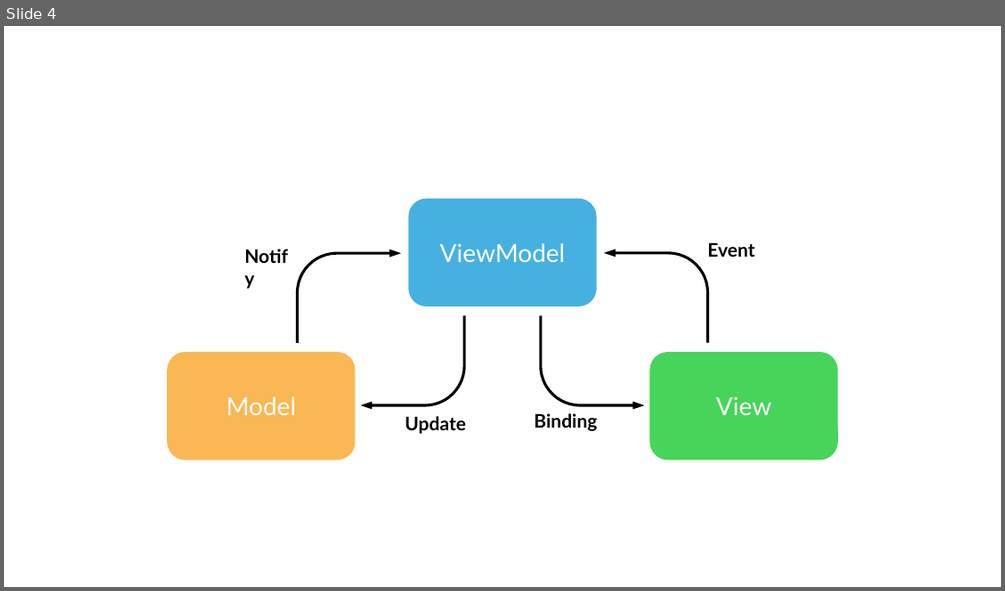
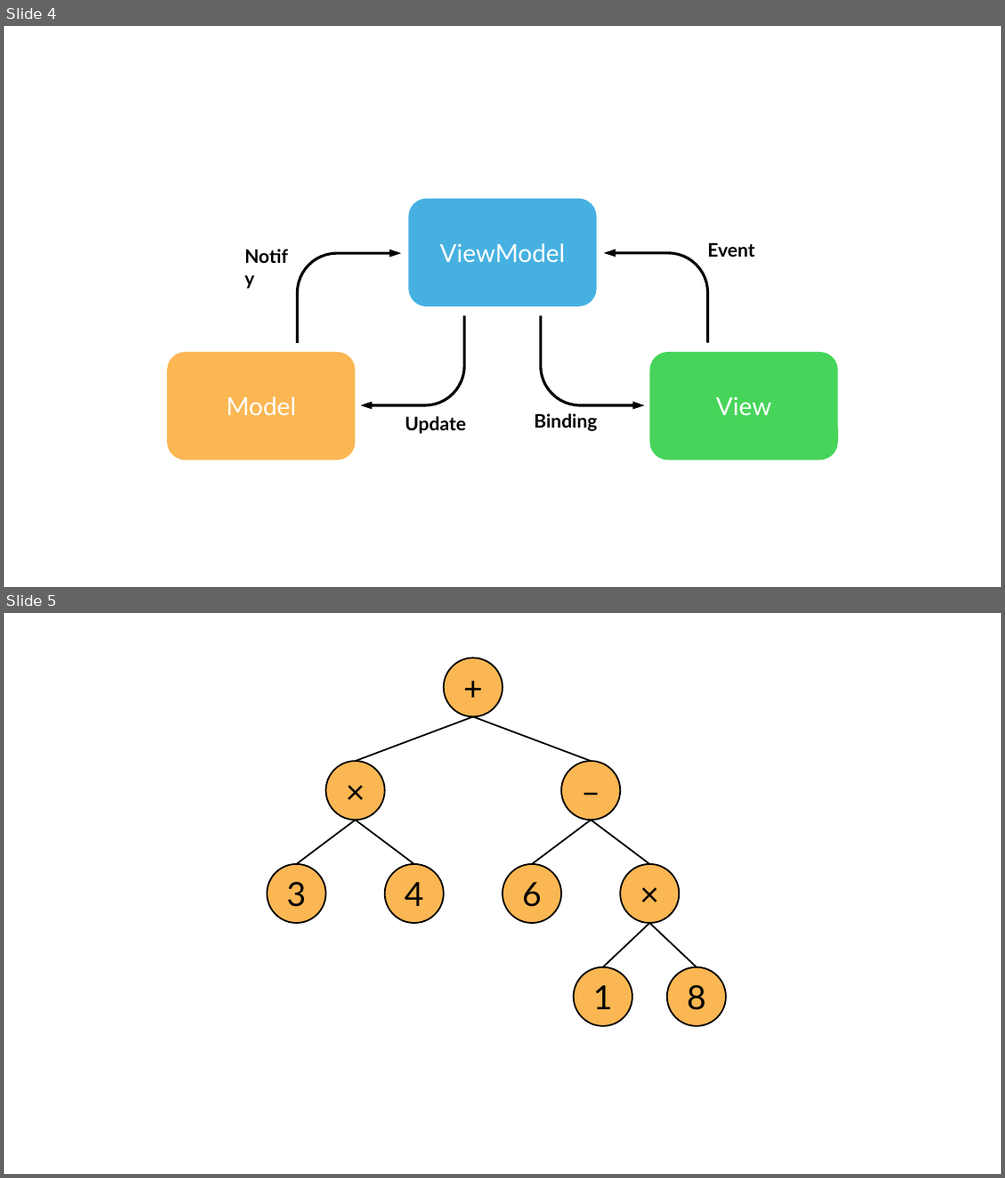
Before and after one commit to VarazsGoreny04/BSC-thesis, a slide deck: Pictures/Bemutató1.pptx. Shown one above the other, each under a label of ours: slide 4 before the commit, slides 4 and 5 after it. The pictures are 1005x591 and 1005x1178 pixels, drawn with LibreOffice and Linux fonts; fonts in the diff are those of the drawing. Boxes give left, top, right and bottom in pixels: in the first picture for what was removed or moved away, otherwise in the second. Text is boxed around its words. In the diff, an @@ line names an element or a change of style, - is before the commit and + after.

```diff
--- a/Pictures/Bemutató1.pptx
+++ b/Pictures/Bemutató1.pptx
@@ slide 5 added at [4,613,1001,1174], background #FFFFFF @@
@@ ellipse added at [444,657,502,717], fill #FBB753, outline #000000 1.5 pt, 32 pt, text #000000 @@
++
@@ line added from (473, 717) to (356, 761), #000000 1.5 pt @@
@@ line added from (473, 717) to (591, 761), #000000 1.5 pt @@
@@ ellipse added at [325,761,385,820], fill #FBB753, outline #000000 1.5 pt, 32 pt, text #000000 @@
+×
@@ ellipse added at [561,761,620,820], fill #FBB753, outline #000000 1.5 pt, 32 pt, text #000000 @@
+–
@@ line added from (297, 864) to (356, 820), #000000 1.5 pt @@
@@ line added from (414, 864) to (356, 820), #000000 1.5 pt @@
@@ line added from (532, 864) to (591, 820), #000000 1.5 pt @@
@@ line added from (650, 864) to (591, 820), #000000 1.5 pt @@
@@ group added at [267,864,680,924]: 4 ellipses @@
+3
+4
+6
+×
@@ line added from (650, 923) to (603, 966), #000000 1.5 pt @@
@@ line added from (650, 923) to (696, 966), #000000 1.5 pt @@
@@ ellipse added at [574,966,633,1026], fill #FBB753, outline #000000 1.5 pt, 32 pt, text #000000 @@
+1
@@ ellipse added at [667,966,727,1026], fill #FBB753, outline #000000 1.5 pt, 32 pt, text #000000 @@
+8
```
Also in this commit, not shown: 3 other slides added, 21 other files.
